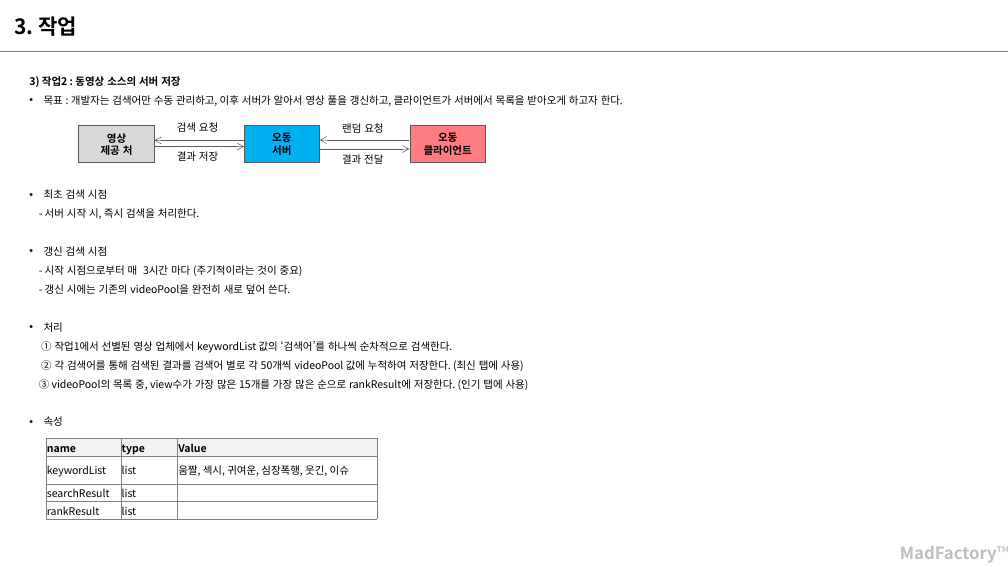
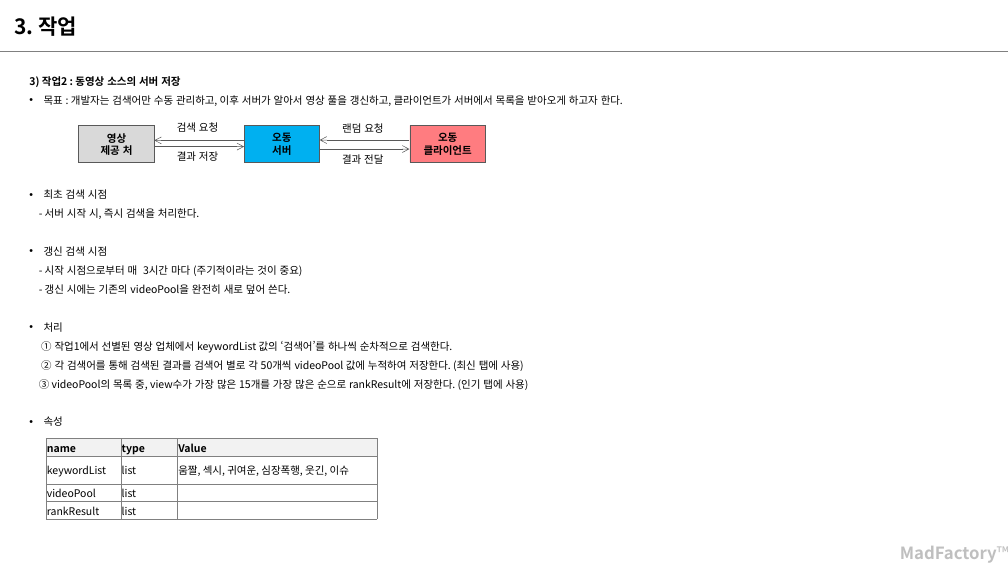
Before and after one commit to nnnyyy/MadYoutubeFilter, a slide deck: slide 6 of Doc/오늘의동영상v2.0.pptx. Drawn at 1008x567 pixels with LibreOffice and Linux fonts; fonts in the diff are those of the drawing. Boxes give left, top, right and bottom in pixels: in the first picture for what was removed or moved away, otherwise in the second. Text is boxed around its words. In the diff, an @@ line names an element or a change of style, - is before the commit and + after.

```diff
--- a/Doc/오늘의동영상v2.0.pptx
+++ b/Doc/오늘의동영상v2.0.pptx
@@ table at bbox=[46, 439, 377, 519] @@
-row 3, column 1: searchResult
+row 3, column 1: videoPool
```
Also in this commit, not shown: 3 other slides changed.
